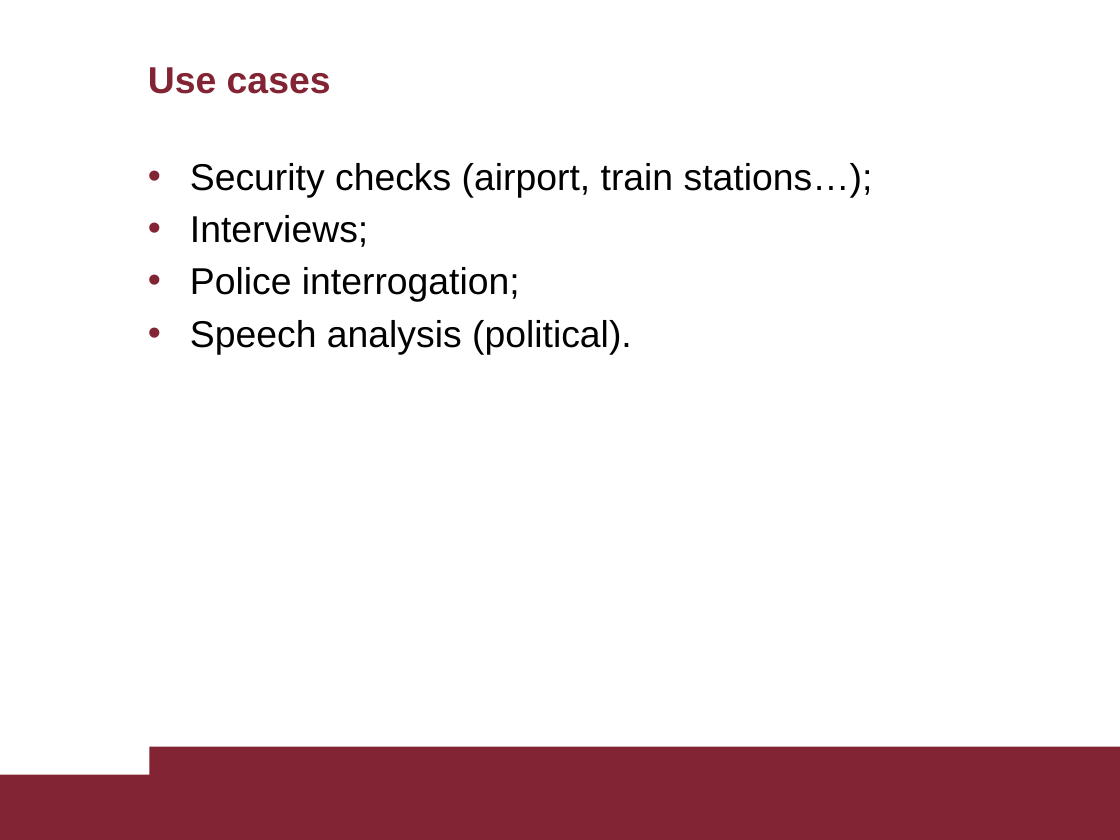
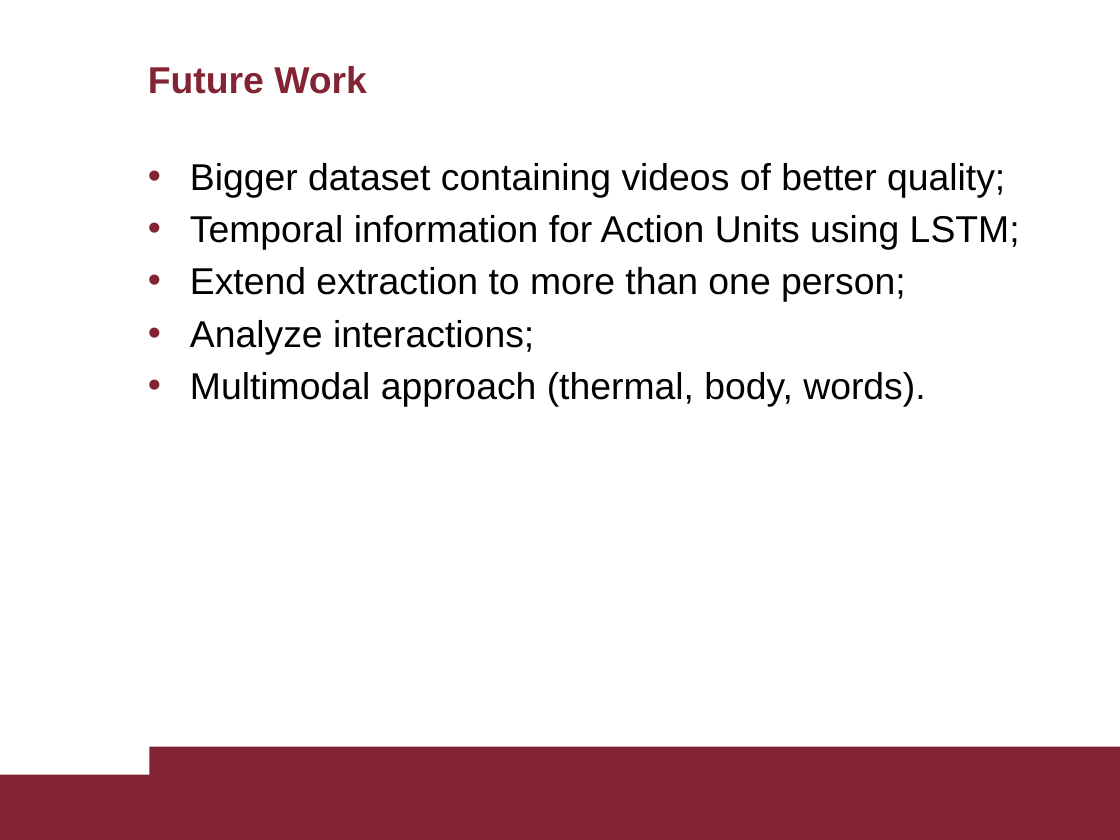
Before and after one commit to AscaL/thesis, a slide deck: slide 23 of Tesi Emanuele Orfanelli 1383726.pptx. Drawn at 1120x840 pixels with LibreOffice and Linux fonts; fonts in the diff are those of the drawing. Boxes give left, top, right and bottom in pixels: in the first picture for what was removed or moved away, otherwise in the second. Text is boxed around its words. In the diff, an @@ line names an element or a change of style, - is before the commit and + after.

```diff
--- a/Tesi Emanuele Orfanelli 1383726.pptx
+++ b/Tesi Emanuele Orfanelli 1383726.pptx
@@ title at (x1=148, y1=66, x2=367, y2=94): text changed @@
-Use cases
+Future Work
@@ text at (x1=190, y1=163, x2=1020, y2=407): text changed @@
-• Security checks (airport, train stations…);
-• Interviews;
-• Police interrogation;
-• Speech analysis (political).
+• Bigger dataset containing videos of better quality;
+• Temporal information for Action Units using LSTM;
+• Extend extraction to more than one person;
+• Analyze interactions;
+• Multimodal approach (thermal, body, words).
```
Also in this commit, not shown: 22 other slides changed, 1 slide added, 14 slides removed, 3 other files.
